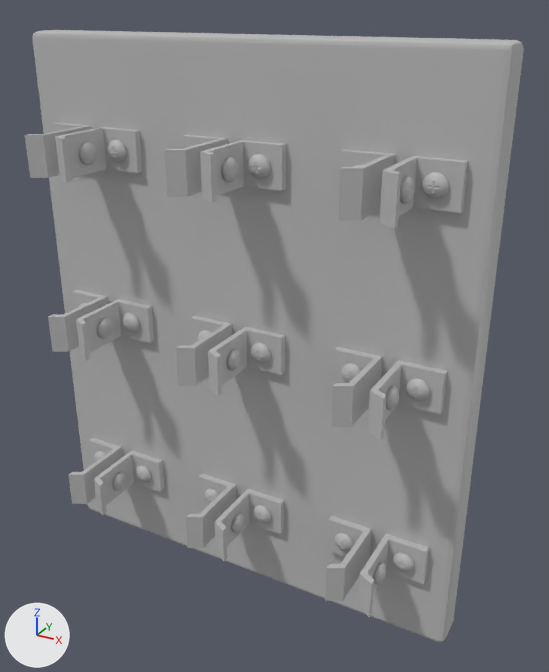
One commit to the FBX model RAW/AssetsRosa/SM_LeverBase_01.fbx: the scene before it, then after it.
Camera for both pictures: a 50 mm lens placed at (0.629, -1.072, 0.537), pointed at (0.064, -0.044, 0.023). Every picture has the same lights, and +X, +Y and +Z are marked at lower left. The older version comes first. Where no turn or scale is listed for an object, it has been applied to the vertices. Vertices at exactly the same position are counted once.

The scene before the commit, as lines of its bpy script (objects in view):
```python
me_mesh = bpy.data.meshes.new('Mesh')
me_mesh.from_pydata(...)  # 4320 vertices, 3852 faces; spans x -0.362..0.362, y -0.062..0.08, z -0.352..0.352
me_mesh.materials.append(mat_lambert1)  # grey #bcbcbc
me_mesh_001 = bpy.data.meshes.new('Mesh.001')
me_mesh_001.from_pydata(...)  # 40 vertices, 33 faces; spans x -0.405..0.405, y -0.028..0.028, z -0.492..0.492
me_mesh_001.materials.append(mat_lambert1)  # grey #bcbcbc
ob_pcube362 = bpy.data.objects.new('pCube362', me_mesh_001)
ob_pcube362.location = (0.0, -0.027, 0.0)
ob_pcube368 = bpy.data.objects.new('pCube368', me_mesh)
ob_pcube368.location = (0.0, -0.12, -0.009)
```
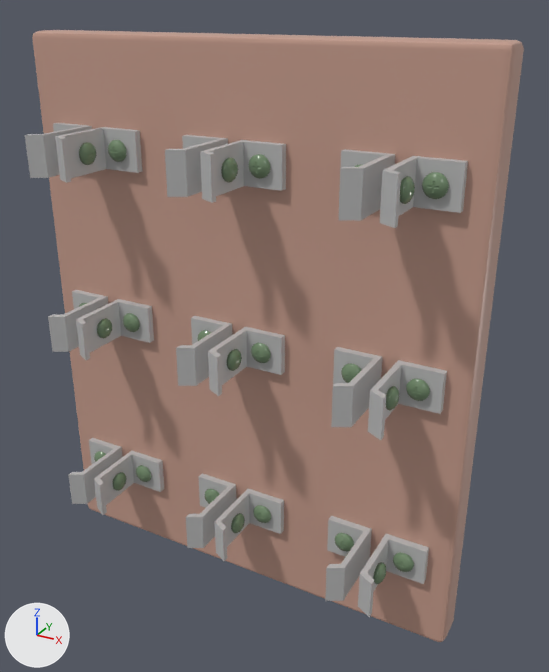
The change, as a list of edits to the scene's bpy script:
```text
Add mat_humanbody_standardsurface2:
    mat_humanbody_standardsurface2 = principled_material('HumanBody:standardSurface2')
    mat_humanbody_standardsurface2.base_color = (0.57, 0.338, 0.268)  # beige #c79d8d
    mat_humanbody_standardsurface2.roughness = 0.4
Add mat_standardsurface2:
    mat_standardsurface2 = principled_material('standardSurface2')
    mat_standardsurface2.base_color = (0.171, 0.26, 0.15)  # greyish green #738b6c
    mat_standardsurface2.roughness = 0.2
Change me_mesh_001:
    where me_mesh_001.from_pydata(...)  # 40 vertices, 33 faces; spans x -0.405..0.405, y -0.028..0.028, z -0.492..0.492
    remove me_mesh_001.materials.append(mat_lambert1)  # grey #bcbcbc
    add me_mesh_001.materials.append(mat_humanbody_standardsurface2)  # beige #c79d8d
Change me_mesh:
    where me_mesh.from_pydata(...)  # 4320 vertices, 3852 faces; spans x -0.362..0.362, y -0.062..0.08, z -0.352..0.352
    used by ob_pcube368; location = (0.0, -0.12, -0.009)
    me_mesh part 1: 1164 of the faces centred in x -0.347..0.343, y -0.013..0.052, z -0.337..-0.301 switch from mat_lambert1 (grey #bcbcbc) to mat_standardsurface2 (greyish green #738b6c)
    me_mesh part 2: 1164 of the faces centred in x -0.347..0.343, y -0.013..0.052, z -0.009..0.026 switch from mat_lambert1 (grey #bcbcbc) to mat_standardsurface2 (greyish green #738b6c)
    me_mesh part 3: 1164 of the faces centred in x -0.347..0.343, y -0.013..0.052, z 0.3..0.336 switch from mat_lambert1 (grey #bcbcbc) to mat_standardsurface2 (greyish green #738b6c)
```

Location of each change, (x1, y1, x2, y2) in pixels of the pictures (549 x 672 px):
'pCube362', recoloured (grey to beige)
    both: (32, 30, 524, 642)
part 1 of me_mesh, recoloured
    both: (94, 451, 414, 584)
part 2 of me_mesh, recoloured
    both: (79, 303, 430, 410)
part 3 of me_mesh, recoloured
    both: (79, 140, 449, 204)
